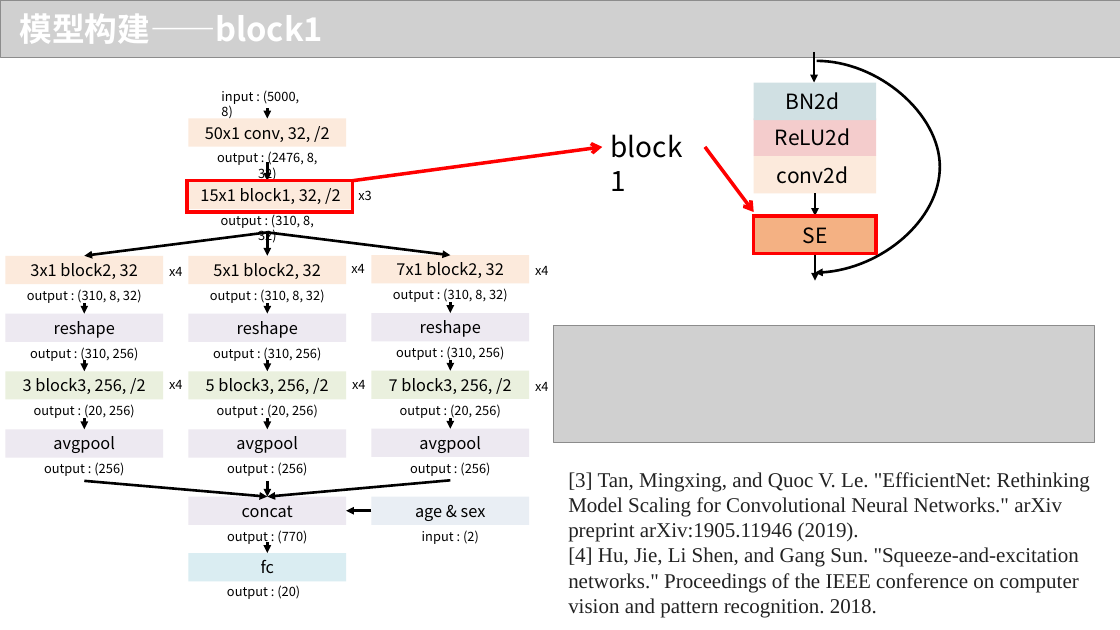
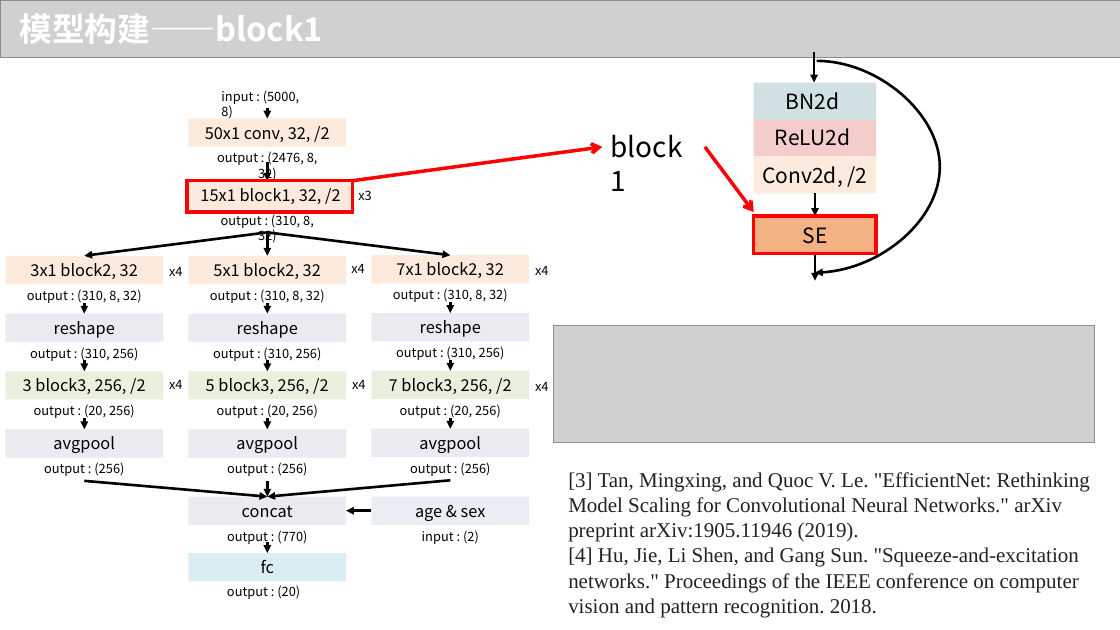
Before and after one commit to zhengqi98/Hefei_ECG_TOP1, a slide deck: slide 17 of 合肥高新杯_随便逛逛.pptx. Drawn at 1120x630 pixels with LibreOffice and Linux fonts; fonts in the diff are those of the drawing; grey boxes stand for pictures. Boxes give left, top, right and bottom in pixels: in the first picture for what was removed or moved away, otherwise in the second. Text is boxed around its words. In the diff, an @@ line names an element or a change of style, - is before the commit and + after.

```diff
--- a/合肥高新杯_随便逛逛.pptx
+++ b/合肥高新杯_随便逛逛.pptx
@@ text in rectangle at (763, 166, 868, 187): text changed @@
-conv2d
+Conv2d, /2
```
Also in this commit, not shown: 3 other slides changed.
